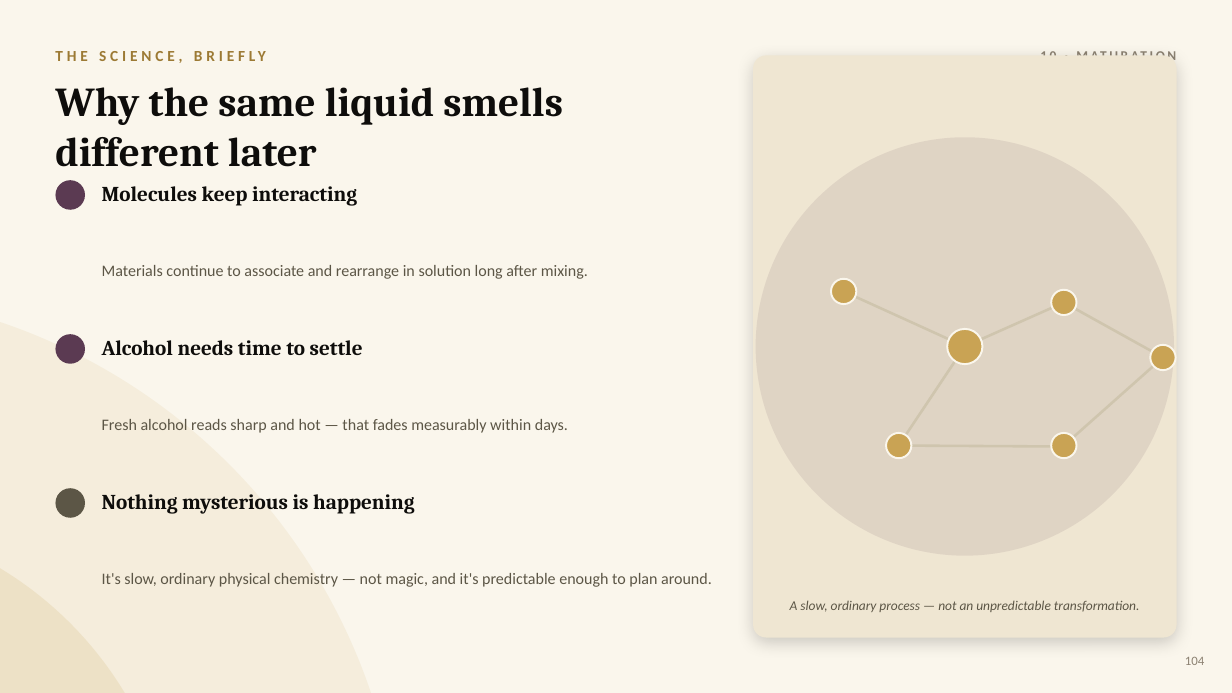
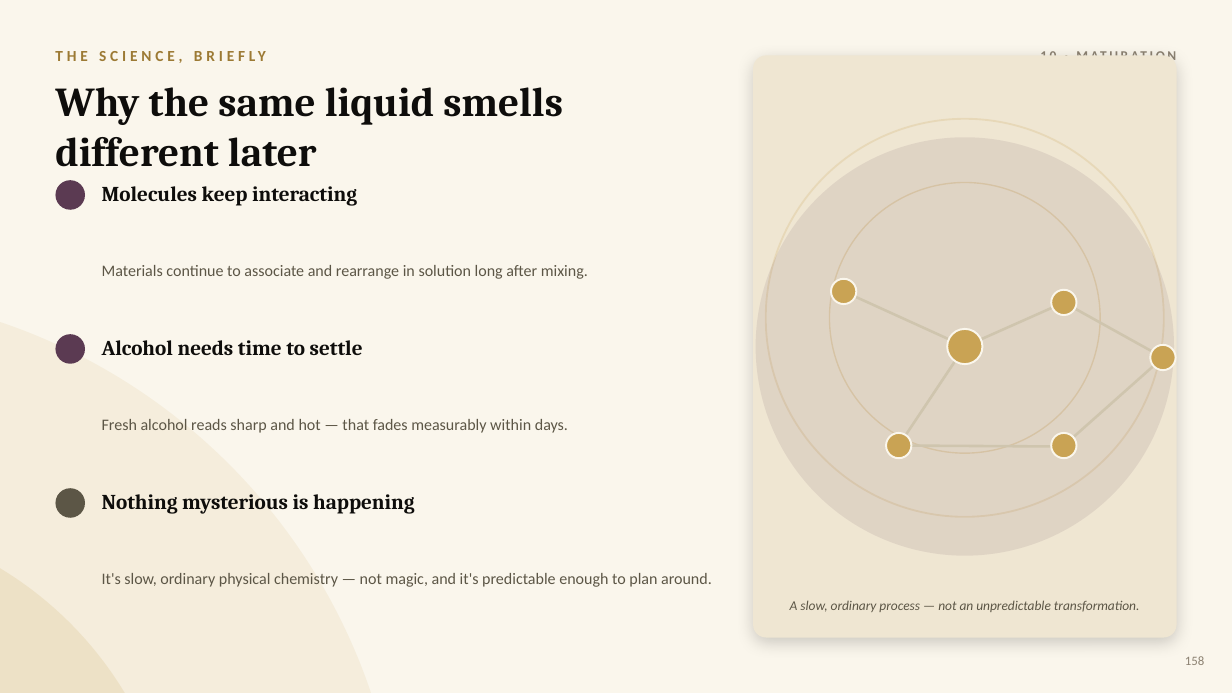
Before and after one commit to yevfumes/yev, a slide deck: slide 171 of course/YEVFUMES_Perfumery_Course.pptx (slide 117 before the commit). Drawn at 1232x693 pixels with LibreOffice and Linux fonts; fonts in the diff are those of the drawing. Boxes give left, top, right and bottom in pixels: in the first picture for what was removed or moved away, otherwise in the second. Text is boxed around its words. In the diff, an @@ line names an element or a change of style, - is before the commit and + after.

```diff
--- a/course/YEVFUMES_Perfumery_Course.pptx
+++ b/course/YEVFUMES_Perfumery_Course.pptx
@@ ellipse added at (x1=766, y1=119, x2=1165, y2=518), outline #C9A354 1.44 pt @@
@@ ellipse added at (x1=830, y1=183, x2=1101, y2=454), outline #C9A354 1.08 pt @@
@@ text at (x1=1185, y1=656, x2=1204, y2=665): text changed @@
-104
+158
```
Also in this commit, not shown: 130 other slides changed, 58 slides added, 4 slides removed, 1 other file.
